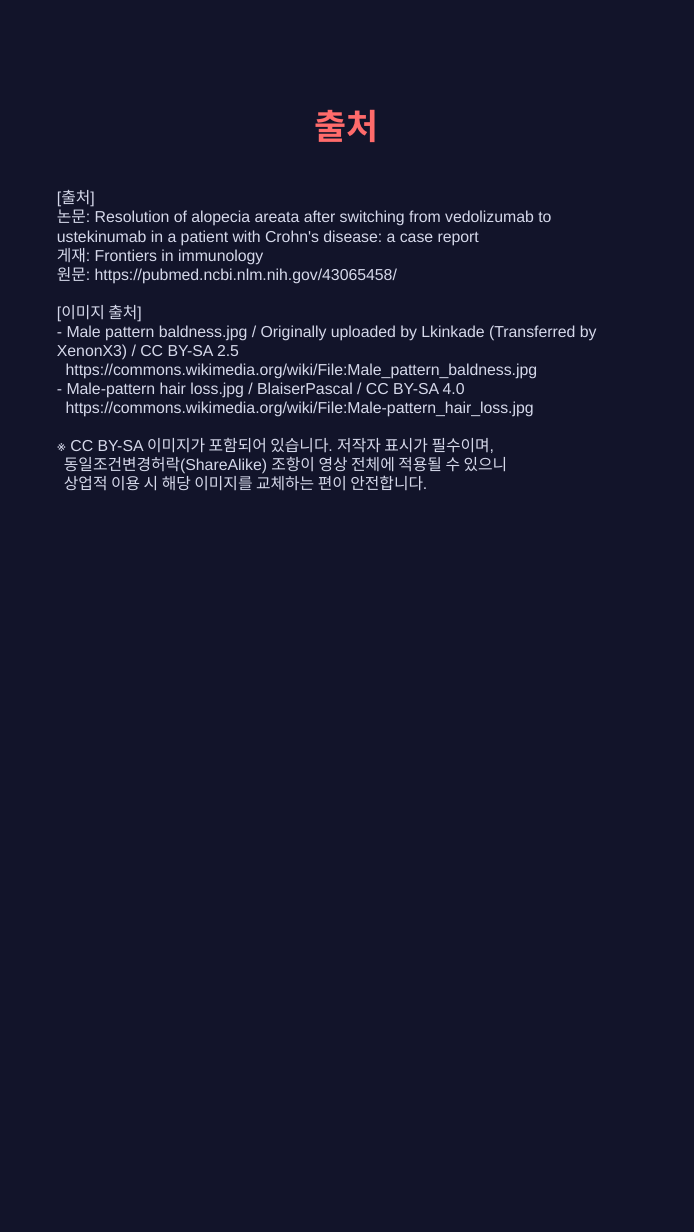
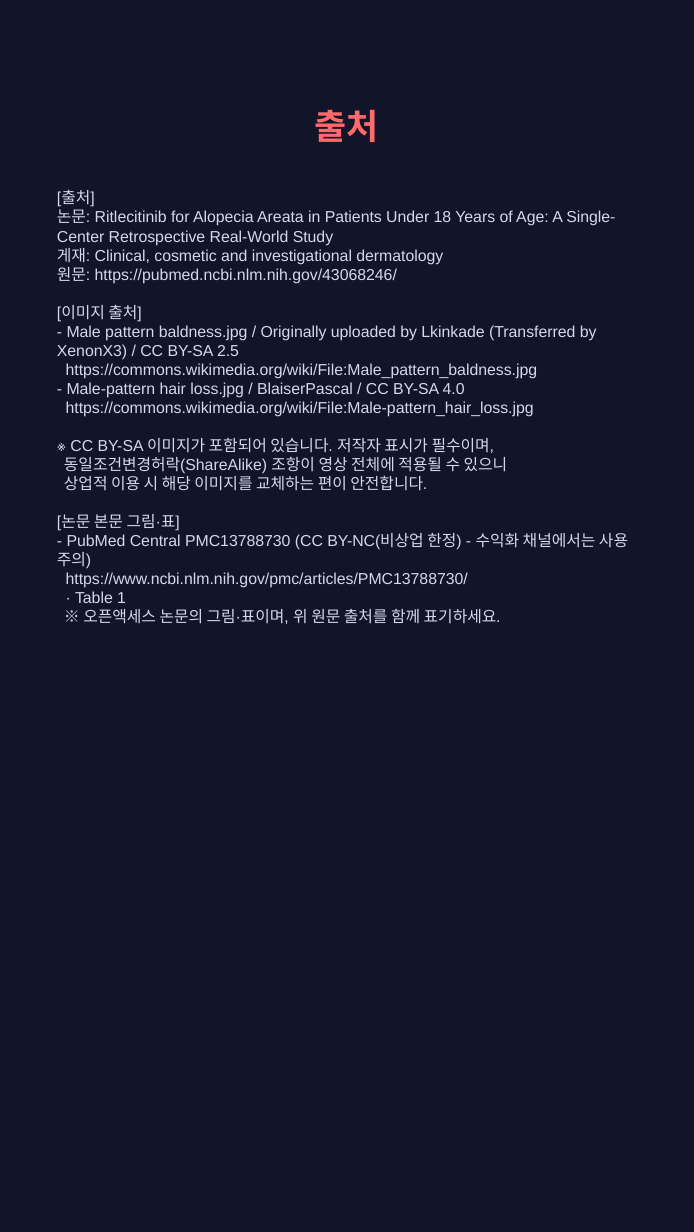
Before and after one commit to hyokang2010-BJ-ANTH/product-builder-test, a slide deck: slide 10 of pwa/data/latest/slides.pptx (slide 9 before the commit). Drawn at 694x1232 pixels with LibreOffice and Linux fonts; fonts in the diff are those of the drawing. Boxes give left, top, right and bottom in pixels: in the first picture for what was removed or moved away, otherwise in the second. Text is boxed around its words. In the diff, an @@ line names an element or a change of style, - is before the commit and + after.

```diff
--- a/pwa/data/latest/slides.pptx
+++ b/pwa/data/latest/slides.pptx
@@ text at (57, 191, 628, 624): text changed @@
-[출처]
-논문: Resolution of alopecia areata after switching from vedolizumab to ustekinumab in a patient with Crohn's disease: a case report
-게재: Frontiers in immunology
-원문: https://pubmed.ncbi.nlm.nih.gov/43065458/
-[이미지 출처]
-- Male pattern baldness.jpg / Originally uploaded by Lkinkade (Transferred by XenonX3) / CC BY-SA 2.5
-https://commons.wikimedia.org/wiki/File:Male_pattern_baldness.jpg
-- Male-pattern hair loss.jpg / BlaiserPascal / CC BY-SA 4.0
-https://commons.wikimedia.org/wiki/File:Male-pattern_hair_loss.jpg
-※ CC BY-SA 이미지가 포함되어 있습니다. 저작자 표시가 필수이며,
-동일조건변경허락(ShareAlike) 조항이 영상 전체에 적용될 수 있으니
-상업적 이용 시 해당 이미지를 교체하는 편이 안전합니다.
+[출처]
+논문: Ritlecitinib for Alopecia Areata in Patients Under 18 Years of Age: A Single-Center Retrospective Real-World Study
+게재: Clinical, cosmetic and investigational dermatology
+원문: https://pubmed.ncbi.nlm.nih.gov/43068246/
+[이미지 출처]
+- Male pattern baldness.jpg / Originally uploaded by Lkinkade (Transferred by XenonX3) / CC BY-SA 2.5
+https://commons.wikimedia.org/wiki/File:Male_pattern_baldness.jpg
+- Male-pattern hair loss.jpg / BlaiserPascal / CC BY-SA 4.0
+https://commons.wikimedia.org/wiki/File:Male-pattern_hair_loss.jpg
+※ CC BY-SA 이미지가 포함되어 있습니다. 저작자 표시가 필수이며,
+동일조건변경허락(ShareAlike) 조항이 영상 전체에 적용될 수 있으니
+상업적 이용 시 해당 이미지를 교체하는 편이 안전합니다.
+[논문 본문 그림·표]
+- PubMed Central PMC13788730 (CC BY-NC(비상업 한정) - 수익화 채널에서는 사용 주의)
+https://www.ncbi.nlm.nih.gov/pmc/articles/PMC13788730/
+· Table 1
+※ 오픈액세스 논문의 그림·표이며, 위 원문 출처를 함께 표기하세요.
```
Also in this commit, not shown: 1 other slide changed, 6 slides added, 5 slides removed, 28 other files.
